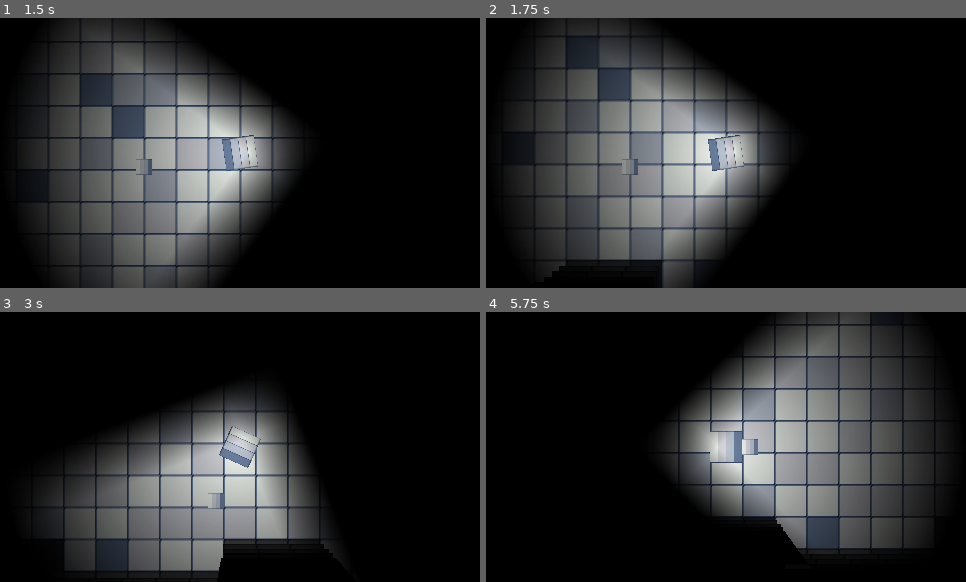
Above: before the commit, frames 1-4 (two rows, left to right).
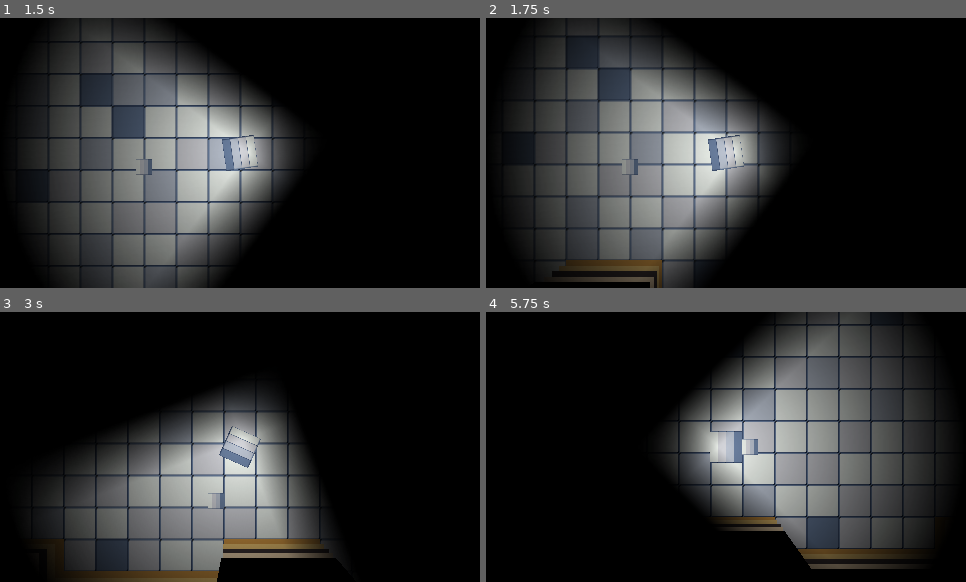
Above: after the commit, the same moments.

Repository: Jul1nk/School-Days-2
Game: Godot game, scene res://scenes/world.tscn
Same seed, same stepped clock (60 frames per second), same inputs: the game is played once before the commit and once after it. The project has no main scene, so this scene is started directly.
Inputs (mouse positions are in pixels of both pictures, inside the frame that each line leads up to):
- Up to frame 1 (1.5 s): tap Enter at 0.5 s; move the mouse to (345, 139) at 0.52 s; hold D (right) 0.53-1.28 s; move the mouse to (144, 166) at 1.27 s; hold S (down) from 1.28 s (still down)
- Up to frame 2 (1.75 s): keep holding S (down)
- Up to frame 3 (3 s): move the mouse to (288, 387) at 2.02 s; release S (down) at 2.03 s; hold D (right) 2.03-2.78 s; move the mouse to (216, 501) at 2.77 s; hold W (up) from 2.78 s (still down)
- Up to frame 4 (5.75 s): move the mouse to (870, 487) at 3.52 s; release W (up) at 3.53 s; hold A (left) 3.53-5.03 s; move the mouse to (582, 406) at 4.27 s; move the mouse to (750, 447) at 5.02 s; hold S (down) from 5.03 s (still down)

Frame 1 is identical in both runs. In frame 2, 1.3% of the frame differs, in the area x 13-37%, y 89-100%; in frame 3, 2.6%, in the area x 10-70%, y 84-100%; in frame 4, 1.7%.

Commit message:
Wall collision

Diff:
--- a/editor/floor_tileset.tres
+++ b/editor/floor_tileset.tres
@@ -1,18 +1,49 @@
-[gd_resource type="TileSet" load_steps=3 format=3 uid="uid://ur3wjutcoubb"]
+[gd_resource type="TileSet" load_steps=5 format=3 uid="uid://ur3wjutcoubb"]
 
 [ext_resource type="Texture2D" uid="uid://026h7fuafqv2" path="res://assets/vfx/floor_tiles.png" id="1_vqyp8"]
+[ext_resource type="Texture2D" uid="uid://dhellb8ljjguq" path="res://assets/vfx/wall_tile.png" id="2_7hrpp"]
 
 [sub_resource type="TileSetAtlasSource" id="TileSetAtlasSource_8d04t"]
 texture = ExtResource("1_vqyp8")
 texture_region_size = Vector2i(32, 32)
 0:0/0 = 0
+0:0/0/physics_layer_0/linear_velocity = Vector2(0, 0)
+0:0/0/physics_layer_0/angular_velocity = 0.0
 1:0/0 = 0
 1:0/0/probability = 0.5
+1:0/0/physics_layer_0/linear_velocity = Vector2(0, 0)
+1:0/0/physics_layer_0/angular_velocity = 0.0
 2:0/0 = 0
 2:0/0/probability = 0.3
+2:0/0/physics_layer_0/linear_velocity = Vector2(0, 0)
+2:0/0/physics_layer_0/angular_velocity = 0.0
 3:0/0 = 0
 3:0/0/probability = 0.1
+3:0/0/physics_layer_0/linear_velocity = Vector2(0, 0)
+3:0/0/physics_layer_0/angular_velocity = 0.0
+
+[sub_resource type="TileSetAtlasSource" id="TileSetAtlasSource_nxib8"]
+texture = ExtResource("2_7hrpp")
+texture_region_size = Vector2i(32, 32)
+0:0/0 = 0
+0:0/0/physics_layer_0/linear_velocity = Vector2(0, 0)
+0:0/0/physics_layer_0/angular_velocity = 0.0
+0:0/0/physics_layer_0/polygon_0/points = PackedVector2Array(-16, -16, 16, -16, 16, 16, -16, 16)
+1:0/0 = 0
+1:0/0/physics_layer_0/linear_velocity = Vector2(0, 0)
+1:0/0/physics_layer_0/angular_velocity = 0.0
+1:0/0/physics_layer_0/polygon_0/points = PackedVector2Array(-16, -16, 16, -16, 16, 16, -16, 16)
+2:0/0 = 0
+2:0/0/physics_layer_0/linear_velocity = Vector2(0, 0)
+2:0/0/physics_layer_0/angular_velocity = 0.0
+2:0/0/physics_layer_0/polygon_0/points = PackedVector2Array(-16, -16, 16, -16, 16, 16, -16, 16)
+3:0/0 = 0
+3:0/0/physics_layer_0/linear_velocity = Vector2(0, 0)
+3:0/0/physics_layer_0/angular_velocity = 0.0
+3:0/0/physics_layer_0/polygon_0/points = PackedVector2Array(-16, -16, 16, -16, 16, 16, -16, 16)
 
 [resource]
 tile_size = Vector2i(32, 32)
+physics_layer_0/collision_layer = 1
 sources/2 = SubResource("TileSetAtlasSource_8d04t")
+sources/3 = SubResource("TileSetAtlasSource_nxib8")
--- a/scenes/world.tscn
+++ b/scenes/world.tscn
@@ -27,6 +27,7 @@
 sources/0 = SubResource("TileSetAtlasSource_v7bb0")
 
 [node name="world" type="Node2D"]
+texture_filter = 1
 
 [node name="CanvasLayer_Entities" type="CanvasLayer" parent="."]
 layer = 5
@@ -56,11 +57,10 @@
 color = Color(0, 0, 0, 1)
 
 [node name="TileMap" type="TileMap" parent="CanvasLayer_Wall1"]
-modulate = Color(0.32549, 0.32549, 0.32549, 1)
 tile_set = ExtResource("2_okhfk")
 rendering_quadrant_size = 32
 format = 2
-layer_0/tile_data = PackedInt32Array(262146, 2, 0, 262147, 2, 0, 262148, 131074, 0, 262149, 2, 0, 262150, 2, 0, 262151, 2, 0, 262152, 131074, 0, 262153, 131074, 0, 196610, 65538, 0, 327682, 2, 0, 196611, 131074, 0, 327683, 196610, 0, 196612, 196610, 0, 327684, 131074, 0, 196618, 2, 0, 262154, 2, 0, 327690, 2, 0, 196619, 65538, 0, 262155, 65538, 0, 327691, 65538, 0, 196620, 65538, 0, 262156, 196610, 0, 327692, 65538, 0)
+layer_0/tile_data = PackedInt32Array(262146, 3, 0, 262147, 3, 0, 262148, 3, 0, 262149, 3, 0, 262150, 3, 0, 262151, 3, 0, 262152, 3, 0, 262153, 3, 0, 196610, 3, 0, 327682, 3, 0, 196611, 3, 0, 327683, 3, 0, 196612, 3, 0, 327684, 3, 0, 196618, 3, 0, 262154, 3, 0, 327690, 3, 0, 196619, 3, 0, 262155, 3, 0, 327691, 3, 0, 196620, 3, 0, 262156, 3, 0, 327692, 3, 0)
 
 [node name="CanvasLayer_Wall2" type="CanvasLayer" parent="."]
 follow_viewport_enabled = true
@@ -71,11 +71,10 @@
 color = Color(0, 0, 0, 1)
 
 [node name="TileMap" type="TileMap" parent="CanvasLayer_Wall2"]
-modulate = Color(0.168627, 0.168627, 0.168627, 1)
 tile_set = ExtResource("2_okhfk")
 rendering_quadrant_size = 32
 format = 2
-layer_0/tile_data = PackedInt32Array(262146, 131074, 0, 262147, 2, 0, 262148, 65538, 0, 262149, 65538, 0, 262150, 131074, 0, 262151, 2, 0, 262152, 2, 0, 262153, 2, 0, 196610, 131074, 0, 327682, 2, 0, 196611, 2, 0, 327683, 2, 0, 196612, 65538, 0, 327684, 131074, 0, 196618, 65538, 0, 262154, 2, 0, 327690, 65538, 0, 196619, 65538, 0, 262155, 2, 0, 327691, 2, 0, 196620, 2, 0, 262156, 2, 0, 327692, 65538, 0)
+layer_0/tile_data = PackedInt32Array(262146, 65539, 0, 262147, 65539, 0, 262148, 65539, 0, 262149, 65539, 0, 262150, 65539, 0, 262151, 65539, 0, 262152, 65539, 0, 262153, 65539, 0, 196610, 65539, 0, 327682, 65539, 0, 196611, 65539, 0, 327683, 65539, 0, 196612, 65539, 0, 327684, 65539, 0, 196618, 65539, 0, 262154, 65539, 0, 327690, 65539, 0, 196619, 65539, 0, 262155, 65539, 0, 327691, 65539, 0, 196620, 65539, 0, 262156, 65539, 0, 327692, 65539, 0)
 
 [node name="CanvasLayer_Wall3" type="CanvasLayer" parent="."]
 follow_viewport_enabled = true
@@ -86,24 +85,26 @@
 color = Color(0, 0, 0, 1)
 
 [node name="TileMap" type="TileMap" parent="CanvasLayer_Wall3"]
-modulate = Color(0.0980392, 0.0980392, 0.0980392, 1)
 position = Vector2(0.930233, 0)
 tile_set = ExtResource("2_okhfk")
 rendering_quadrant_size = 32
 format = 2
-layer_0/tile_data = PackedInt32Array(262146, 2, 0, 262147, 131074, 0, 262148, 2, 0, 262149, 2, 0, 262150, 2, 0, 262151, 131074, 0, 262152, 2, 0, 262153, 65538, 0, 196610, 131074, 0, 327682, 131074, 0, 196611, 65538, 0, 327683, 131074, 0, 196612, 2, 0, 327684, 2, 0, 196618, 131074, 0, 262154, 2, 0, 327690, 65538, 0, 196619, 131074, 0, 262155, 2, 0, 327691, 2, 0, 196620, 2, 0, 262156, 2, 0, 327692, 65538, 0)
+layer_0/tile_data = PackedInt32Array(262146, 131075, 0, 262147, 131075, 0, 262148, 131075, 0, 262149, 131075, 0, 262150, 131075, 0, 262151, 131075, 0, 262152, 131075, 0, 262153, 131075, 0, 196610, 131075, 0, 327682, 131075, 0, 196611, 131075, 0, 327683, 131075, 0, 196612, 131075, 0, 327684, 131075, 0, 196618, 131075, 0, 262154, 131075, 0, 327690, 131075, 0, 196619, 131075, 0, 262155, 131075, 0, 327691, 131075, 0, 196620, 131075, 0, 262156, 131075, 0, 327692, 131075, 0)
 
 [node name="CanvasLayer_Wall4" type="CanvasLayer" parent="."]
 follow_viewport_enabled = true
 follow_viewport_scale = 1.15
 
+[node name="CanvasModulate" type="CanvasModulate" parent="CanvasLayer_Wall4"]
+position = Vector2(257, 36)
+color = Color(0, 0, 0, 1)
+
 [node name="TileMap" type="TileMap" parent="CanvasLayer_Wall4"]
-modulate = Color(0.0313726, 0.0313726, 0.0313726, 1)
 position = Vector2(0.930233, 0)
 tile_set = ExtResource("2_okhfk")
 rendering_quadrant_size = 32
 format = 2
-layer_0/tile_data = PackedInt32Array(262146, 131074, 0, 262147, 65538, 0, 262148, 2, 0, 262149, 2, 0, 262150, 2, 0, 262151, 2, 0, 262152, 196610, 0, 262153, 65538, 0, 196610, 65538, 0, 327682, 131074, 0, 196611, 2, 0, 327683, 2, 0, 196612, 65538, 0, 327684, 2, 0, 196618, 2, 0, 262154, 2, 0, 327690, 2, 0, 196619, 2, 0, 262155, 65538, 0, 327691, 2, 0, 196620, 131074, 0, 262156, 2, 0, 327692, 2, 0)
+layer_0/tile_data = PackedInt32Array(262146, 196611, 0, 262147, 196611, 0, 262148, 196611, 0, 262149, 196611, 0, 262150, 196611, 0, 262151, 196611, 0, 262152, 196611, 0, 262153, 196611, 0, 196610, 196611, 0, 327682, 196611, 0, 196611, 196611, 0, 327683, 196611, 0, 196612, 196611, 0, 327684, 196611, 0, 196618, 196611, 0, 262154, 196611, 0, 327690, 196611, 0, 196619, 196611, 0, 262155, 196611, 0, 327691, 196611, 0, 196620, 196611, 0, 262156, 196611, 0, 327692, 196611, 0)
 
 [node name="CanvasLayer_Wall_Shadows" type="CanvasLayer" parent="."]
 follow_viewport_enabled = true
Binary file added: assets/vfx/wall_tile.png
Not shown, added: assets/vfx/wall_tile.png.import
